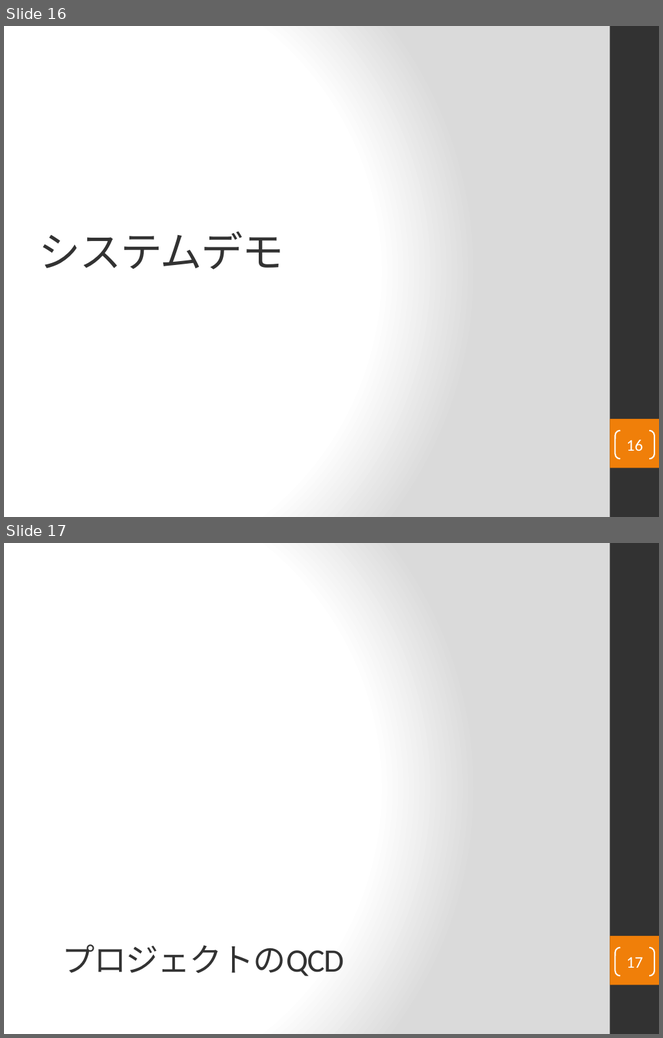
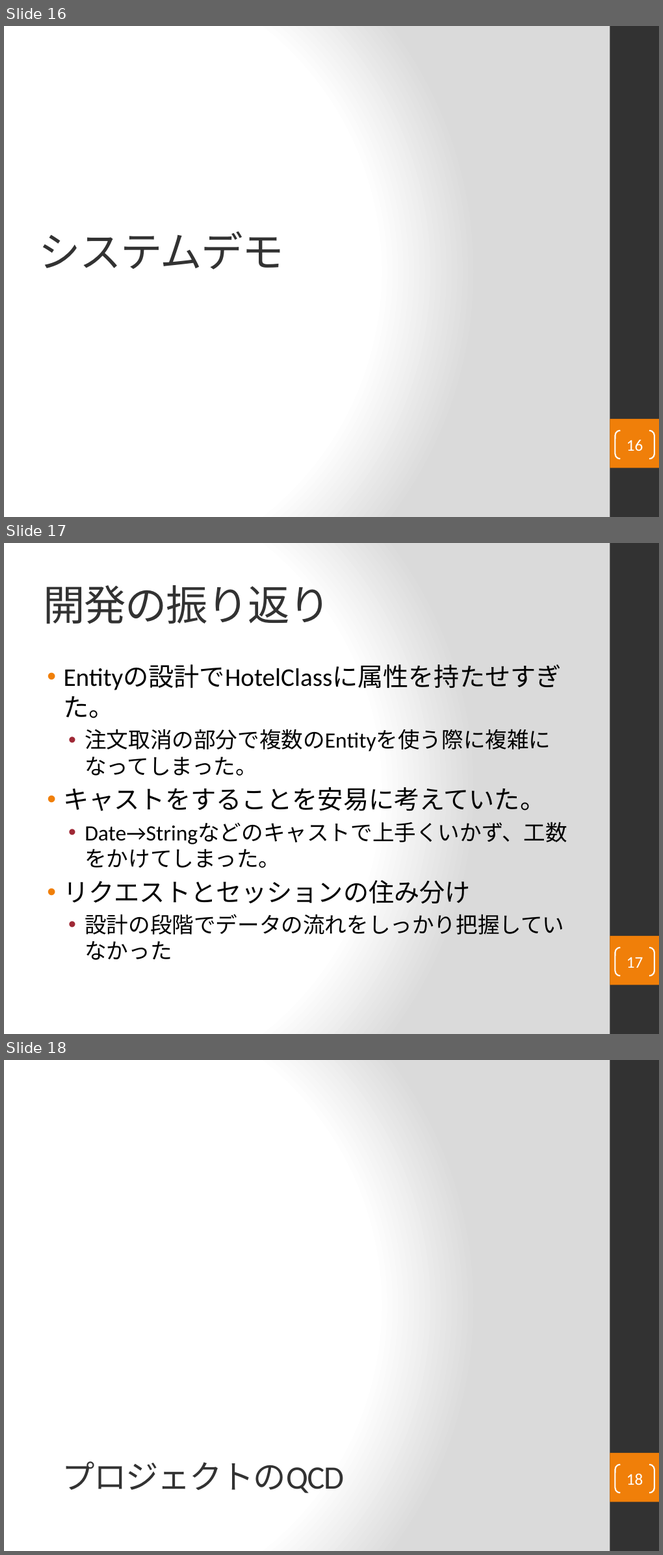
Before and after one commit to ChakaFlame/5_FGO, a slide deck: doc/unfinished/Presentation/5_fgoプレゼン資料.pptx. Shown one above the other, each under a label of ours: slides 16 and 17 before the commit, slides 16, 17 and 18 after it. The pictures are 663x1038 and 663x1555 pixels, drawn with LibreOffice and Linux fonts; fonts in the diff are those of the drawing. Boxes give left, top, right and bottom in pixels: in the first picture for what was removed or moved away, otherwise in the second. Text is boxed around its words. In the diff, an @@ line names an element or a change of style, - is before the commit and + after.

```diff
--- a/doc/unfinished/Presentation/5_fgoプレゼン資料.pptx
+++ b/doc/unfinished/Presentation/5_fgoプレゼン資料.pptx
@@ slide 17 added at (4,543,659,1034), background gradient #FFFFFF to #DADADA; not listed: 2 template elements that a slide beside it also shows @@
@@ title added at (43,585,330,624), 46 pt, text #323232 @@
+開発の振り返り
@@ text added at (64,696,568,960), 24 pt, text #000000 @@
+• Entityの設計でHotelClassに属性を持たせすぎた。
+  • 注文取消の部分で複数のEntityを使う際に複雑になってしまった。
+• キャストをすることを安易に考えていた。
+  • Date→Stringなどのキャストで上手くいかず、工数をかけてしまった。
+• リクエストとセッションの住み分け
+  • 設計の段階でデータの流れをしっかり把握していなかった
@@ page number added at (615,948,655,976), outline #FFFFFF 1.5 pt, 18 pt, text #FFFFFF @@
+17
@@ what was slide 17 is now slide 18 @@
@@ page number at (627,1473,644,1485): text changed @@
-17
+18
```
Also in this commit, not shown: 4 slides changed, 3 other slides added, 2 slides removed.
